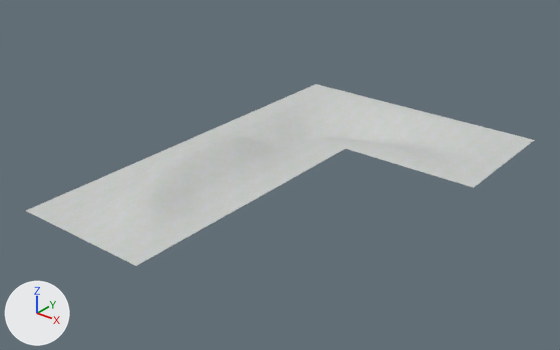
Before and after pictures for a commit that changed the OBJ model game/models/auto/l_2.obj.
One viewpoint serves both versions: a camera (50 mm lens) standing at (1706.0, -1432.0, 1162.0) and looking at (211.0, 436.0, 4.0). Every picture has the same lights, and +X, +Y and +Z are marked at lower left. Where no turn or scale is listed for an object, it has been applied to the vertices.

In view in the first picture: 'l_2_Cube.004'.
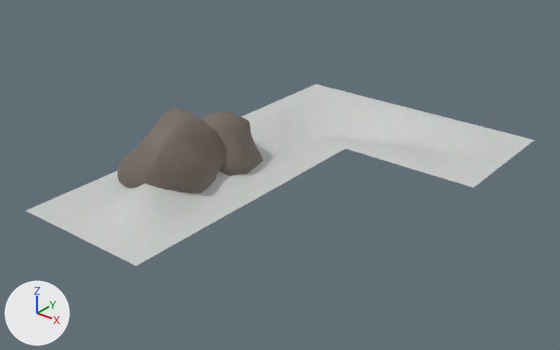
Where the change shows, as pixel boxes [x1, y1, x2, y2] in the pictures (560 x 350 px):
part 1 of me_l_2_cube_004, added: after [117, 107, 227, 193]
part 2 of me_l_2_cube_004, added: after [201, 111, 263, 176]

Patch to the scene script:
```diff
--- a/game/models/auto/l_2.obj.py
+++ b/game/models/auto/l_2.obj.py
@@ img_rock_tga @@
+img_rock_tga = load_image('rock.tga', '../../textures/dev/rock.tga', 128, 128, 'sRGB')
@@ mat_textures_dev_ground_rock_tga @@
+mat_textures_dev_ground_rock_tga = principled_material('textures/dev/ground_rock.tga')
+mat_textures_dev_ground_rock_tga.texture = img_rock_tga
+mat_textures_dev_ground_rock_tga.roughness = 0.69
@@ me_l_2_cube_004 @@
 # used by ob_l_2_cube_004; location = (0.0, 0.0, 0.0)
-me_l_2_cube_004.from_pydata(...)  # 297 vertices, 256 faces; spans x -256.0..768.0, y -256.0..1280.0, z -94.0..93.0
+me_l_2_cube_004.from_pydata(...)  # 414 vertices, 457 faces; spans x -256.0..768.0, y -256.0..1280.0, z -100.0..235.0
+# me_l_2_cube_004 part 1: a new loose piece of 64 vertices spanning x -175.0..116.0, y 14.0..396.0, z -100.0..235.0, in mat_textures_dev_ground_rock_tga (picture img_rock_tga)
+# me_l_2_cube_004 part 2: a new loose piece of 53 vertices spanning x -133.0..134.0, y 259.0..521.0, z -36.0..203.0, in mat_textures_dev_ground_rock_tga (picture img_rock_tga)
 me_l_2_cube_004.materials.append(mat_material)
+me_l_2_cube_004.materials.append(mat_textures_dev_ground_rock_tga)  # picture img_rock_tga
```
